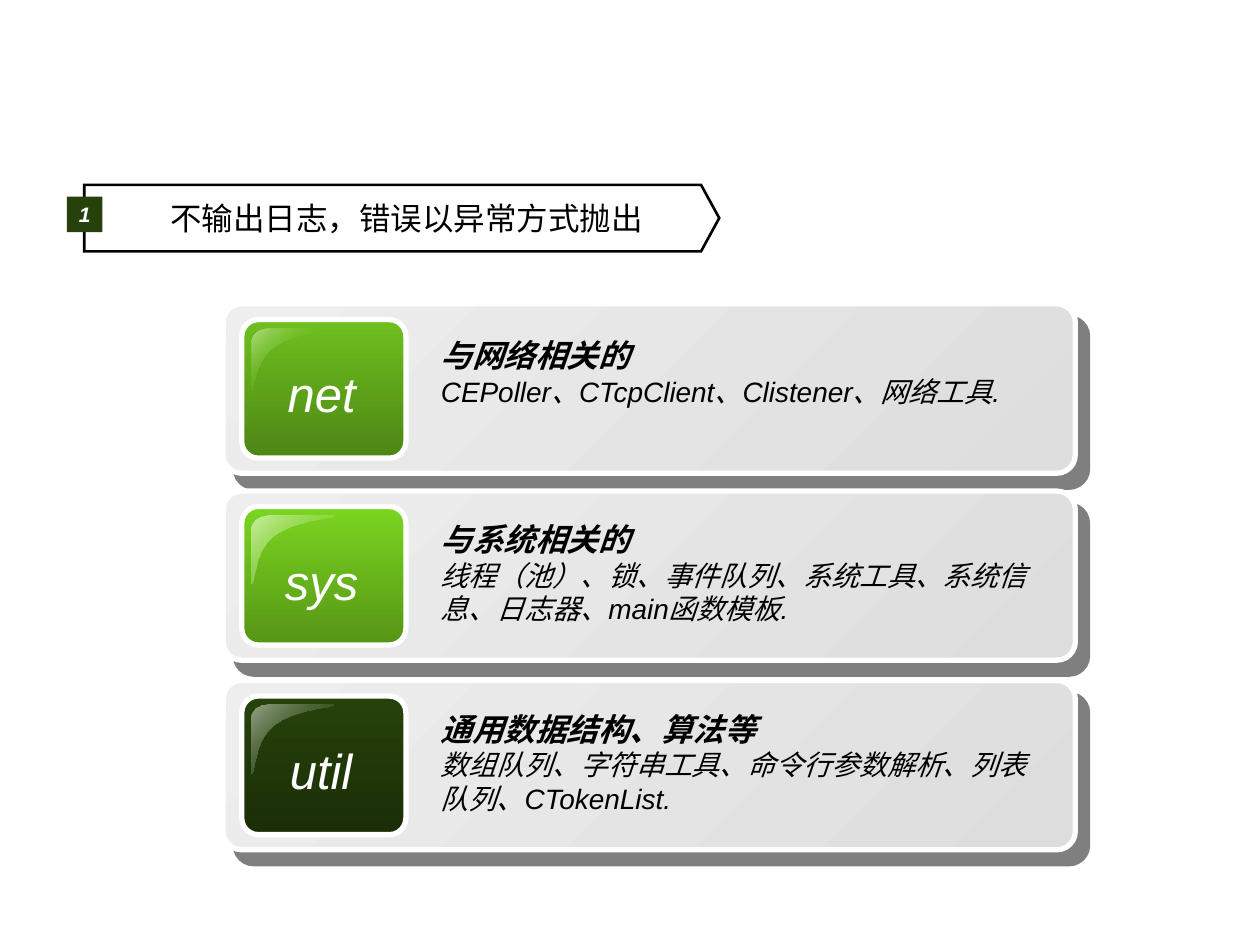
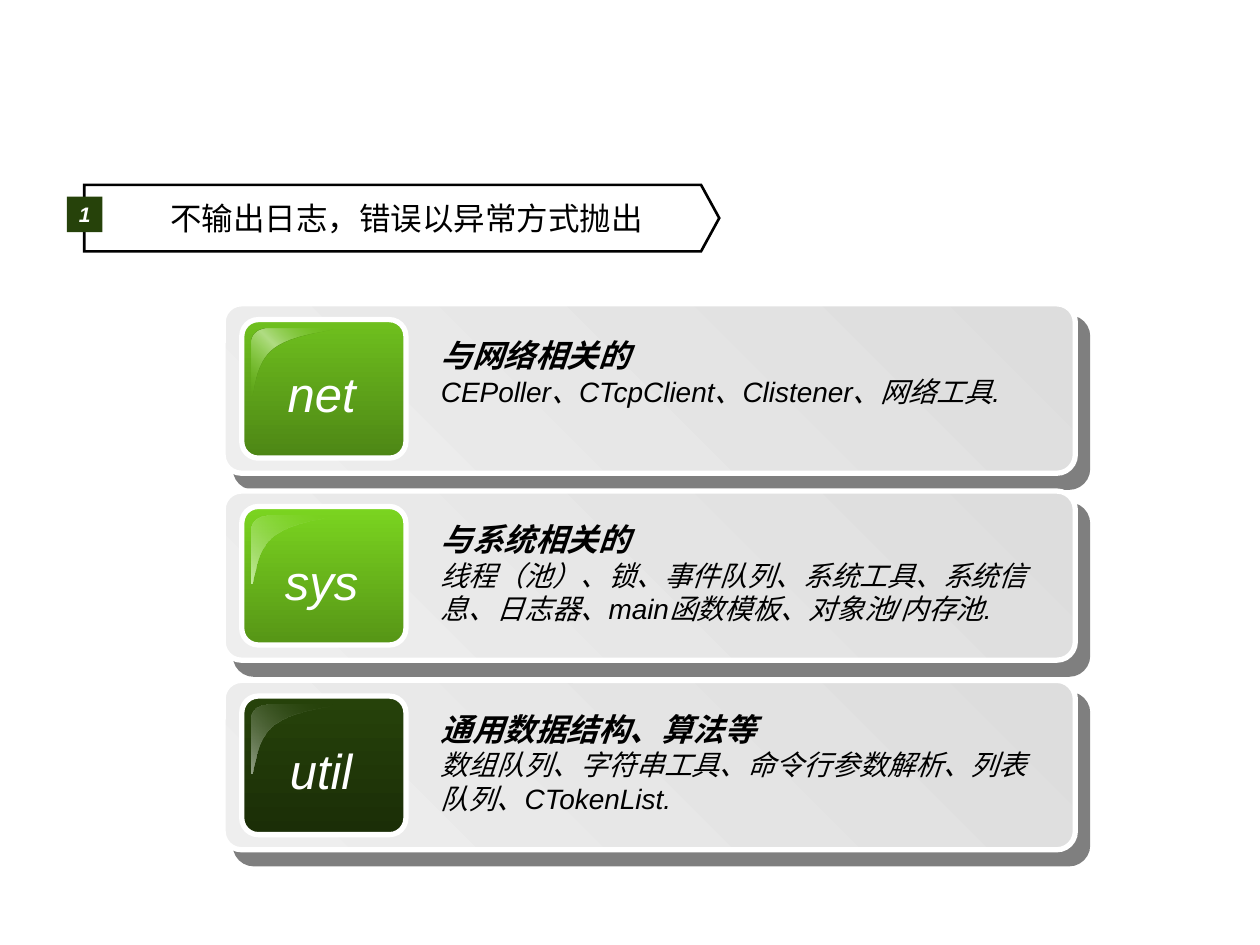
Before and after one commit to machicao2013/mooon, a slide deck: slide 8 of distributed_platform/docs/mooon.ppt (slide 7 before the commit). Drawn at 1260x945 pixels with LibreOffice and Linux fonts; fonts in the diff are those of the drawing; background and template pictures are left out. Boxes give left, top, right and bottom in pixels: in the first picture for what was removed or moved away, otherwise in the second. Text is boxed around its words. In the diff, an @@ line names an element or a change of style, - is before the commit and + after.

```diff
--- a/distributed_platform/docs/mooon.ppt
+++ b/distributed_platform/docs/mooon.ppt
@@ freeform shape at [252, 329, 334, 398]: fill gradient #B1DD84 to #6FC01E to gradient #6FC01E to #B1DD84 @@
@@ freeform shape at [252, 515, 334, 585]: fill gradient #C7EDA1 to #7BD520 to gradient #7BD520 to #C7EDA1 @@
@@ text at [441, 562, 1027, 622]: text changed @@
-线程（池）、锁、事件队列、系统工具、系统信息、日志器、main函数模板.
+线程（池）、锁、事件队列、系统工具、系统信息、日志器、main函数模板、对象池/内存池.
@@ fill gradient #EEEEEE to #DDDDDD to gradient #DDDDDD to #EEEEEE in 3 elements at [223, 304, 1075, 472], [223, 491, 1075, 660], [223, 680, 1075, 849] @@
@@ freeform shape at [252, 706, 334, 775]: fill gradient #95A388 to #26420A to gradient #26420A to #95A388 @@
```
Also in this commit, not shown: 8 other slides changed, 10 slides added, 2 slides removed, 1 other file.
